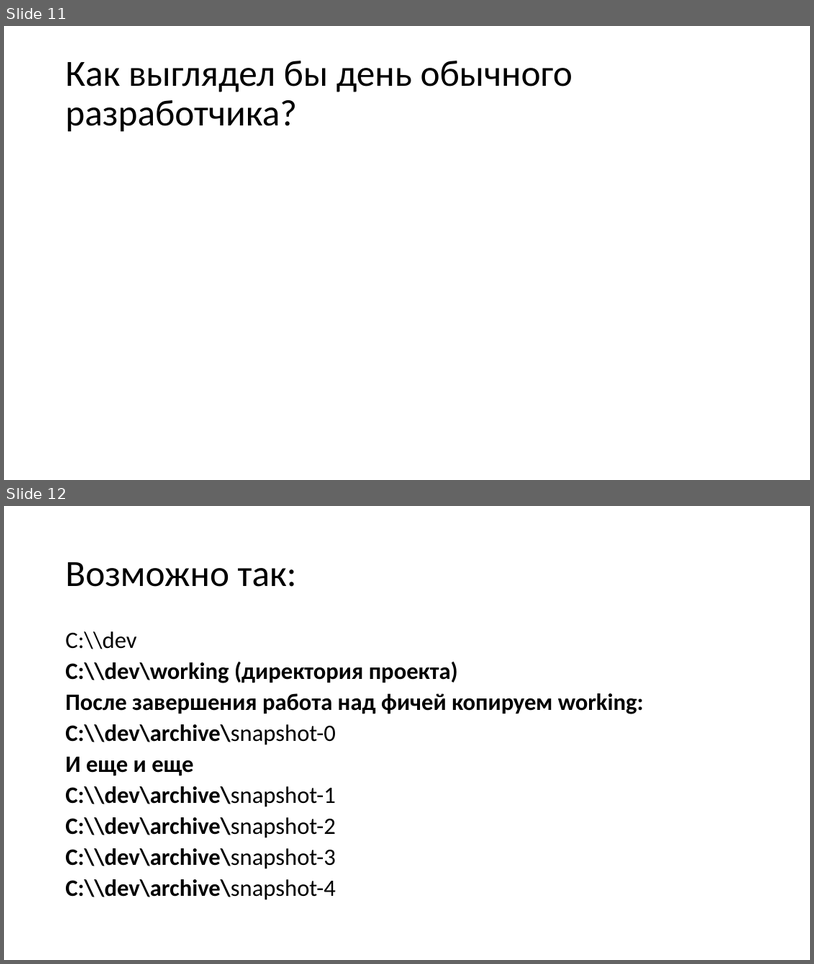
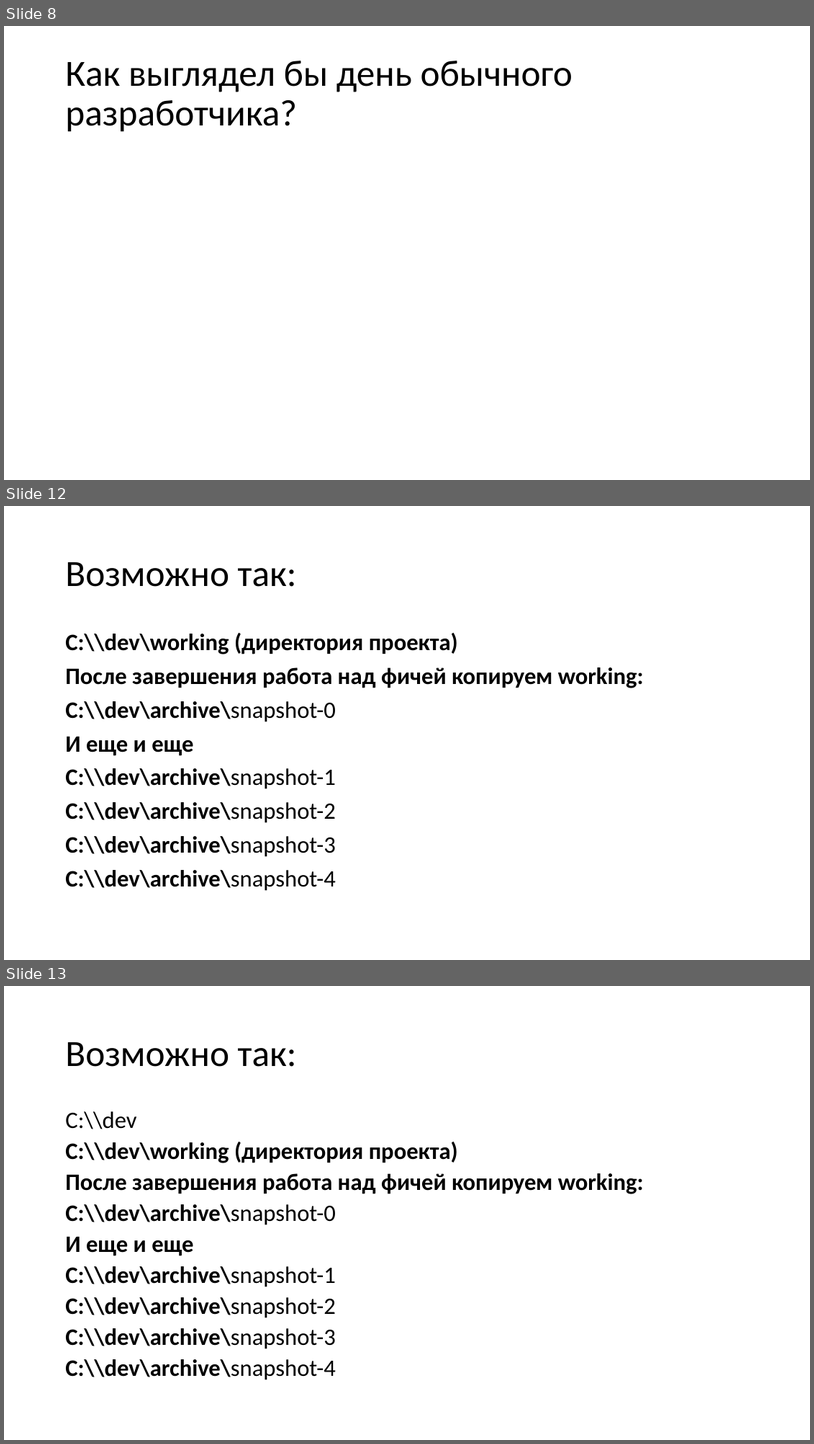
Before and after one commit to dzmitry-varabei/front-end-course, a slide deck: git-commit-code-review/Presentation1.pptx. Shown one above the other, each under a label of ours: slides 11 and 12 before the commit, slides 8, 12 and 13 after it; the slides between them are not shown. The pictures are 814x964 and 814x1444 pixels, drawn with LibreOffice and Linux fonts; fonts in the diff are those of the drawing. Boxes give left, top, right and bottom in pixels: in the first picture for what was removed or moved away, otherwise in the second. Text is boxed around its words. In the diff, an @@ line names an element or a change of style, - is before the commit and + after.

```diff
--- a/git-commit-code-review/Presentation1.pptx
+++ b/git-commit-code-review/Presentation1.pptx
@@ slide 12 added at bbox=[4, 506, 810, 960], background #FFFFFF @@
@@ title added at bbox=[65, 562, 297, 587], 44 pt, text #000000 @@
+Возможно так:
@@ text added at bbox=[65, 633, 644, 890], 28 pt, text #000000, bold @@
+С:\\dev\working (директория проекта)
+После завершения работа над фичей копируем working:
+С:\\dev\archive\snapshot-0
+И еще и еще
+С:\\dev\archive\snapshot-1
+С:\\dev\archive\snapshot-2
+С:\\dev\archive\snapshot-3
+С:\\dev\archive\snapshot-4
@@ what was slide 11 is now slide 8 @@
@@ what was slide 12 is now slide 13 @@
```
Also in this commit, not shown: 4 slides changed, 8 other slides added, 2 slides removed, 1 other file.
